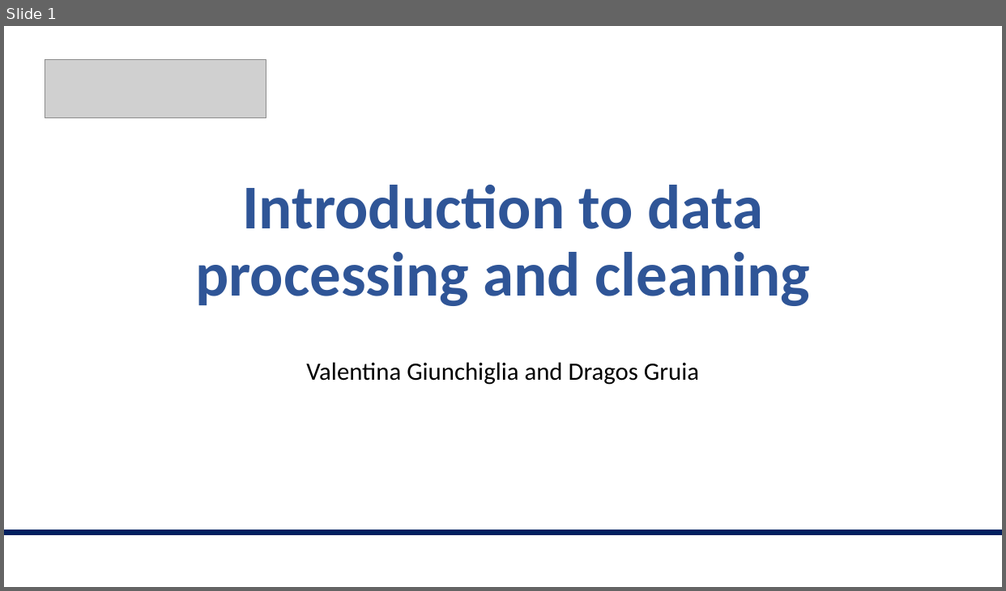
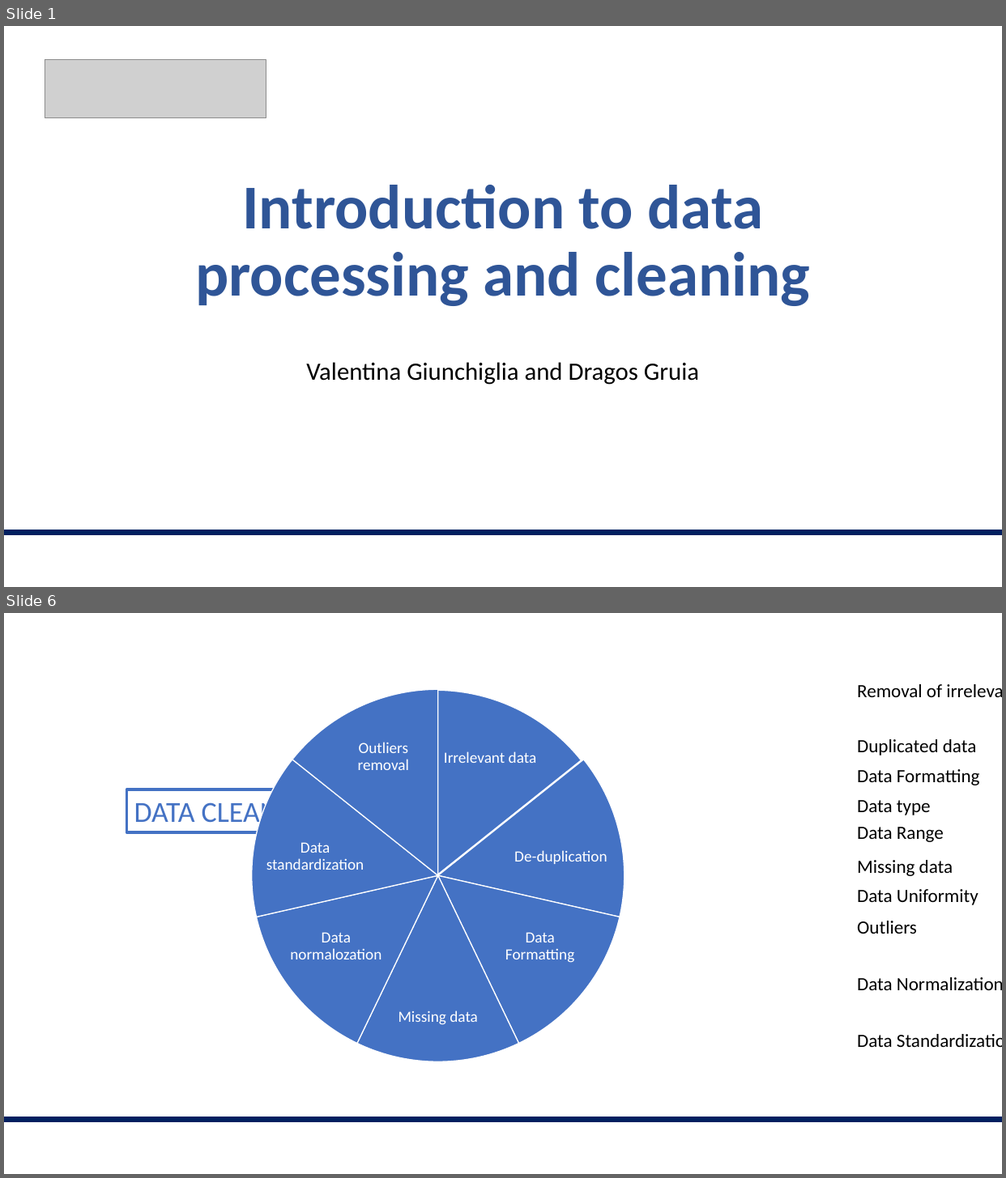
Before and after one commit to valegiunchiglia/2022-Module3-ImperialCollege, a slide deck: Day2/Day2.pptx. Shown one above the other, each under a label of ours: slide 1 before the commit, slides 1 and 6 after it; the slides between them are not shown. The pictures are 1006x591 and 1006x1178 pixels, drawn with LibreOffice and Linux fonts; fonts in the diff are those of the drawing; grey boxes stand for pictures. Boxes give left, top, right and bottom in pixels: in the first picture for what was removed or moved away, otherwise in the second. Text is boxed around its words. In the diff, an @@ line names an element or a change of style, - is before the commit and + after.

```diff
--- a/Day2/Day2.pptx
+++ b/Day2/Day2.pptx
@@ slide 6 added at [4, 613, 1002, 1174], background #FFFFFF @@
@@ text added at [857, 684, 942, 697], 18 pt, text #000000 @@
+Removal of irrelevant data
@@ group added at [249, 689, 624, 1063]: 7 pie slice (boxed as its full ellipse)s, 7 texts @@
+Irrelevant data
+De-duplication
+Data Formatting
+Missing data
+Data normalozation
+Data standardization
+Outliers removal
@@ text added at [857, 739, 976, 756], 18 pt, text #000000 @@
+Duplicated data
@@ text added at [857, 769, 980, 786], 18 pt, text #000000 @@
+Data Formatting
@@ rectangle added at [127, 790, 377, 833], outline #4472C4 3 pt, 28 pt, text #4472C4 @@
+DATA CLEANING
@@ text added at [857, 800, 931, 815], 18 pt, text #000000 @@
+Data type
@@ text added at [857, 827, 944, 842], 18 pt, text #000000 @@
+Data Range
@@ text added at [857, 860, 953, 876], 18 pt, text #000000 @@
+Missing data
@@ text added at [857, 889, 978, 905], 18 pt, text #000000 @@
+Data Uniformity
@@ text added at [857, 921, 917, 934], 18 pt, text #000000 @@
+Outliers
@@ text added at [857, 977, 1002, 990], 18 pt, text #000000 @@
+Data Normalization
@@ text added at [857, 1034, 1002, 1047], 18 pt, text #000000 @@
+Data Standardizatio
@@ line added from (4, 1120) to (1002, 1120), #002060 6 pt @@
```
Also in this commit, not shown: 3 slides changed, 1 other slide added.
